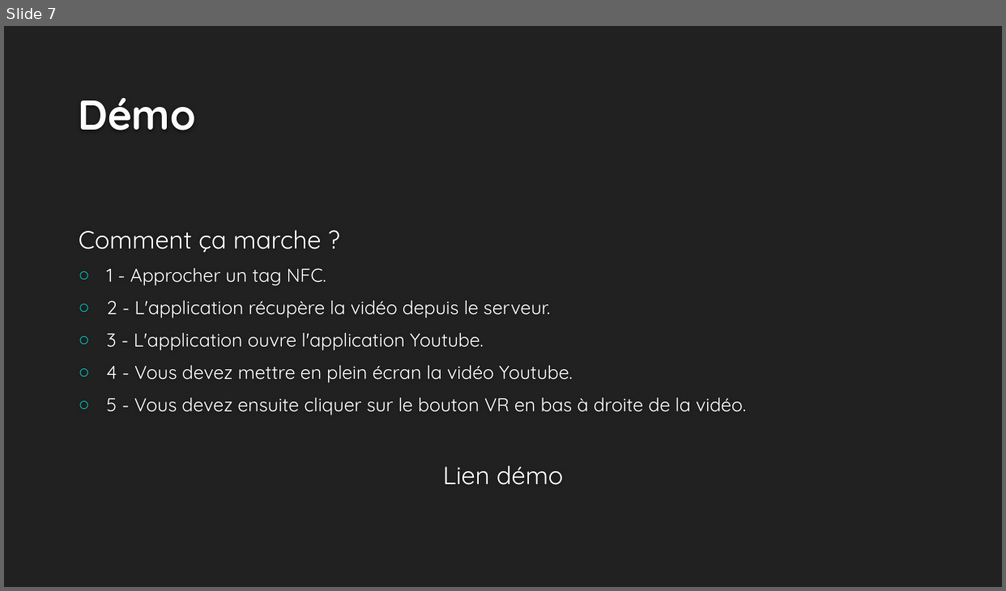
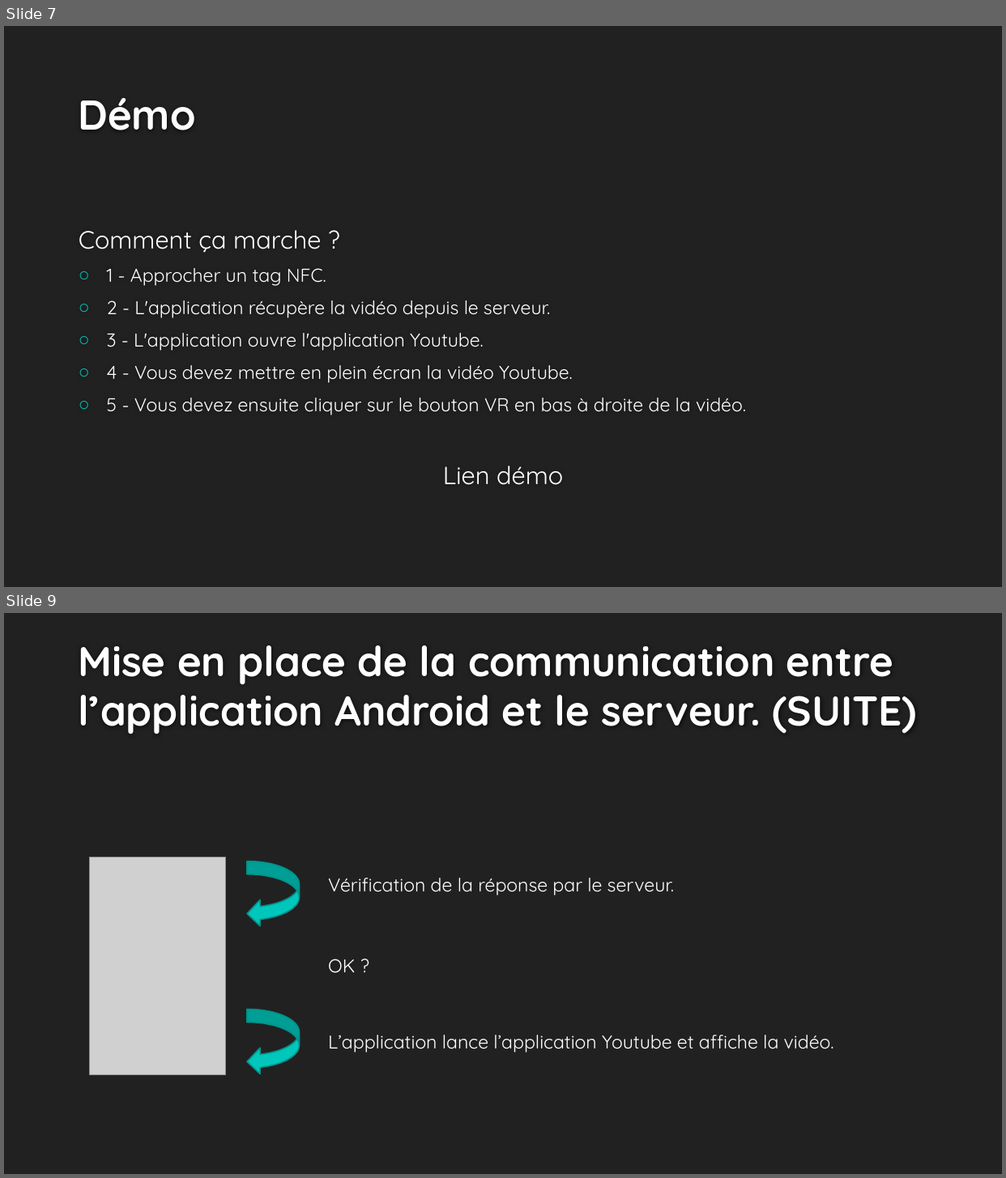
Before and after one commit to rlembo06/VR_tourism, a slide deck: annexes/MohamedSlider.pptx. Shown one above the other, each under a label of ours: slide 7 before the commit, slides 7 and 9 after it; the slides between them are not shown. The pictures are 1006x591 and 1006x1178 pixels, drawn with LibreOffice and Linux fonts; fonts in the diff are those of the drawing; grey boxes stand for pictures; background and template pictures are left out. Boxes give left, top, right and bottom in pixels: in the first picture for what was removed or moved away, otherwise in the second. Text is boxed around its words. In the diff, an @@ line names an element or a change of style, - is before the commit and + after.

Commit message:
Ajout diag class http + mise à jour slide

```diff
--- a/annexes/MohamedSlider.pptx
+++ b/annexes/MohamedSlider.pptx
@@ slide 9 added at [4, 613, 1002, 1174], background #212121 @@
@@ title added at [78, 645, 917, 734], 40 pt, text #FFFFFF, bold @@
+Mise en place de la communication entre l’application Android et le serveur. (SUITE)
@@ picture added at [89, 858, 226, 1076] @@
@@ curved left arrow added at [247, 862, 300, 927], fill #00C6BB, outline #00928A 1.25 pt @@
@@ text added at [328, 878, 674, 896], 18 pt, text #FFFFFF @@
+Vérification de la réponse par le serveur.
@@ text added at [328, 959, 355, 973], 18 pt, text #FFFFFF @@
+OK ?
@@ curved left arrow added at [247, 1010, 300, 1076], fill #00C6BB, outline #00928A 1.25 pt @@
@@ text added at [328, 1035, 834, 1053], 18 pt, text #FFFFFF @@
+L’application lance l’application Youtube et affiche la vidéo.
```
Also in this commit, not shown: 1 slide changed, 1 other slide added, 6 other files.
